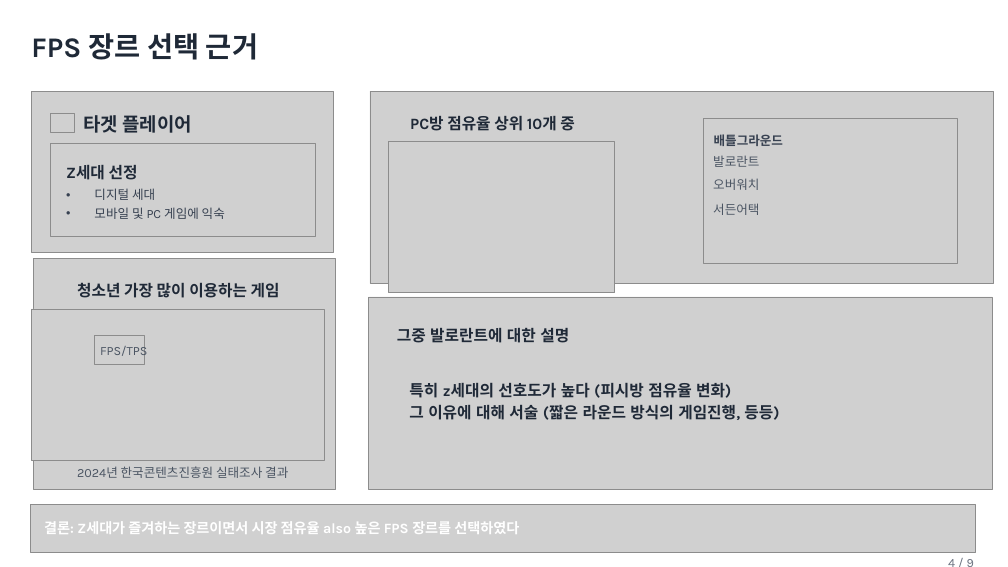
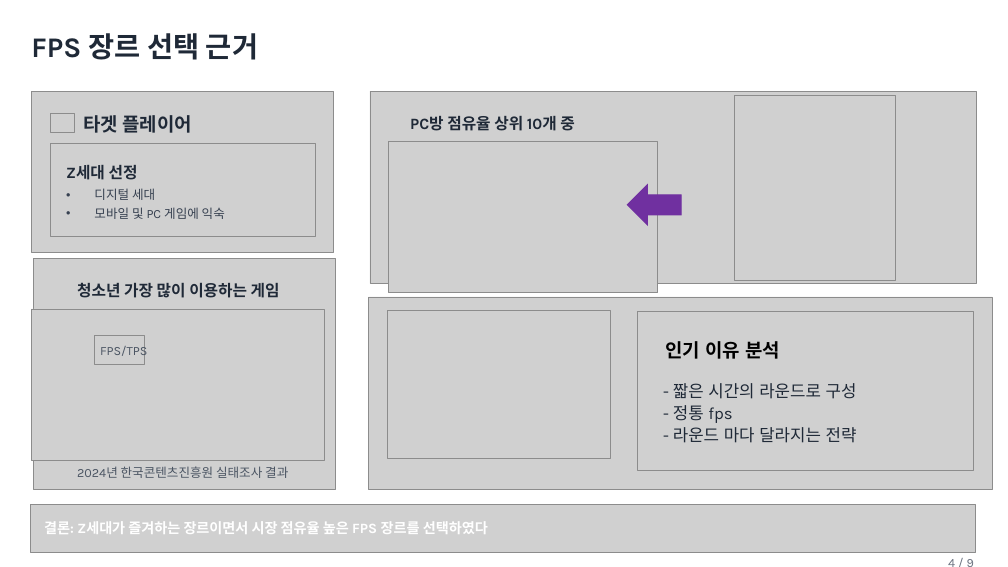
Before and after one commit to yunseo0129/2025_CapstoneGame, a slide deck: slide 4 of Design/종합설계기획.pptx. Drawn at 1008x567 pixels with LibreOffice and Linux fonts; fonts in the diff are those of the drawing; grey boxes stand for pictures; background and template pictures are left out. Boxes give left, top, right and bottom in pixels: in the first picture for what was removed or moved away, otherwise in the second. Text is boxed around its words. In the diff, an @@ line names an element or a change of style, - is before the commit and + after.

Commit message:
ppt 수정 (fps 설명)

```diff
--- a/Design/종합설계기획.pptx
+++ b/Design/종합설계기획.pptx
@@ picture: place and size @@
-picture at box(370, 91, 994, 284)
+picture at box(370, 91, 976, 284)
@@ picture added at box(734, 95, 895, 281) @@
@@ picture: place and size @@
-picture at box(389, 141, 615, 293)
+picture at box(389, 141, 658, 293)
@@ text removed at box(714, 134, 783, 146) @@
-배틀그라운드
@@ text removed at box(713, 156, 759, 167) @@
-발로란트
@@ text removed at box(713, 178, 759, 190) @@
-오버워치
@@ right arrow added at box(628, 185, 681, 225), fill #7030A0, outline #7030A0 1 pt @@
@@ text removed at box(713, 203, 759, 215) @@
-서든어택
@@ picture added at box(388, 311, 611, 459) @@
@@ text removed at box(397, 328, 569, 343) @@
-그중 발로란트에 대한 설명
@@ picture: place and size @@
-picture at box(704, 119, 958, 264)
+picture at box(637, 311, 975, 470)
@@ text added at box(665, 341, 780, 359), 18 pt, text #000000, bold @@
+인기 이유 분석
@@ text at box(673, 383, 857, 443): text changed; size 15 to 16 pt; bold off @@
-특히 z세대의 선호도가 높다 (피시방 점유율 변화)
-그 이유에 대해 서술 (짧은 라운드 방식의 게임진행, 등등)
+- 짧은 시간의 라운드로 구성
+- 정통 fps
+- 라운드 마다 달라지는 전략
@@ text at box(44, 521, 488, 534): text changed @@
-결론: Z세대가 즐겨하는 장르이면서 시장 점유율 also 높은 FPS 장르를 선택하였다
+결론: Z세대가 즐겨하는 장르이면서 시장 점유율 높은 FPS 장르를 선택하였다
```
Also in this commit, not shown: 4 other slides changed.
